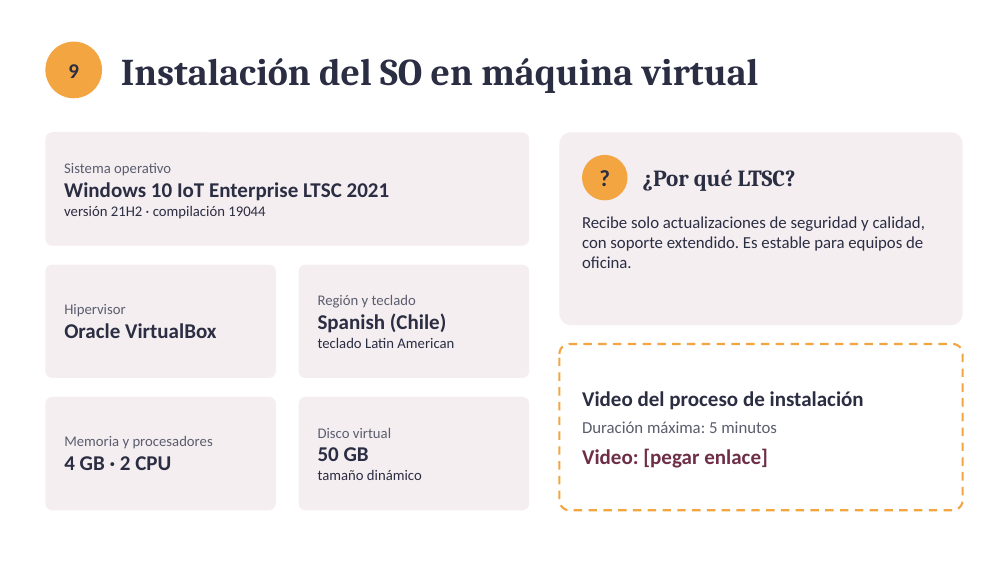
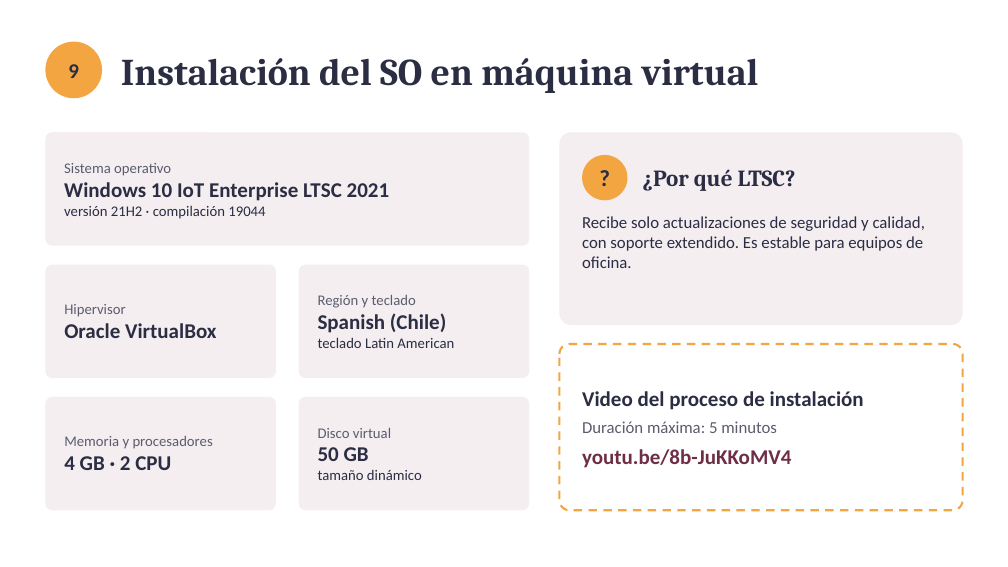
Before and after one commit to Reas0nt/BookVerse, a slide deck: slide 9 of semana11-evaluacion/Presentacion_Evaluacion_S11_BookVerse.pptx. Drawn at 1008x567 pixels with LibreOffice and Linux fonts; fonts in the diff are those of the drawing. Boxes give left, top, right and bottom in pixels: in the first picture for what was removed or moved away, otherwise in the second. Text is boxed around its words. In the diff, an @@ line names an element or a change of style, - is before the commit and + after.

Commit message:
docs: add teacher name, video link and course name to deliverables

```diff
--- a/semana11-evaluacion/Presentacion_Evaluacion_S11_BookVerse.pptx
+++ b/semana11-evaluacion/Presentacion_Evaluacion_S11_BookVerse.pptx
@@ text at (x1=582, y1=449, x2=791, y2=468): text changed @@
-Video: [pegar enlace]
+youtu.be/8b-JuKKoMV4
```
Also in this commit, not shown: 1 other slide changed, 3 other files.
